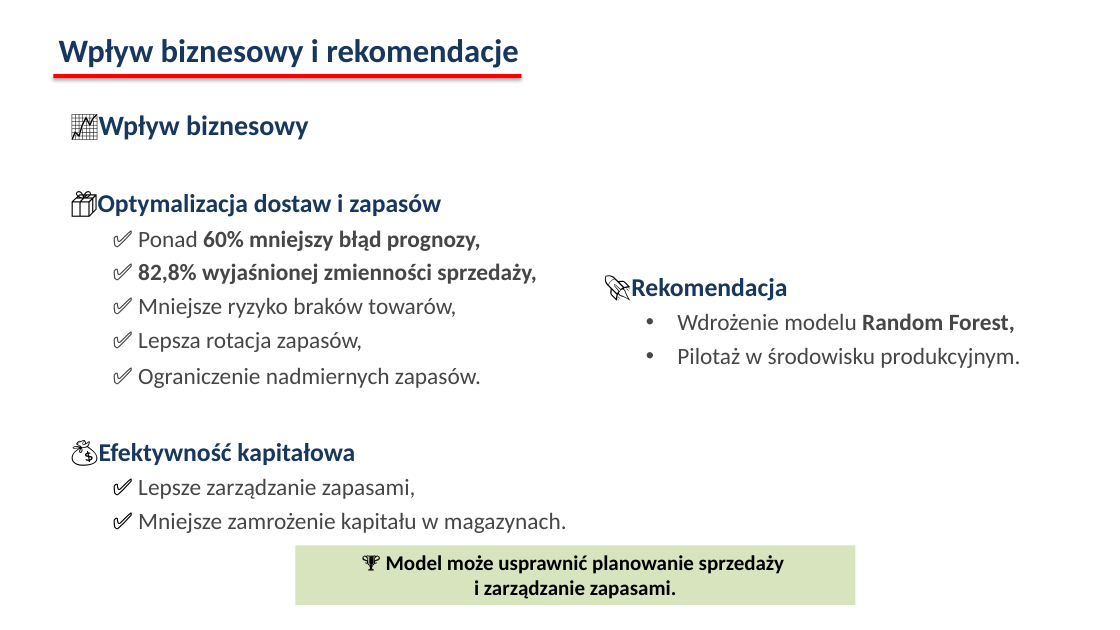
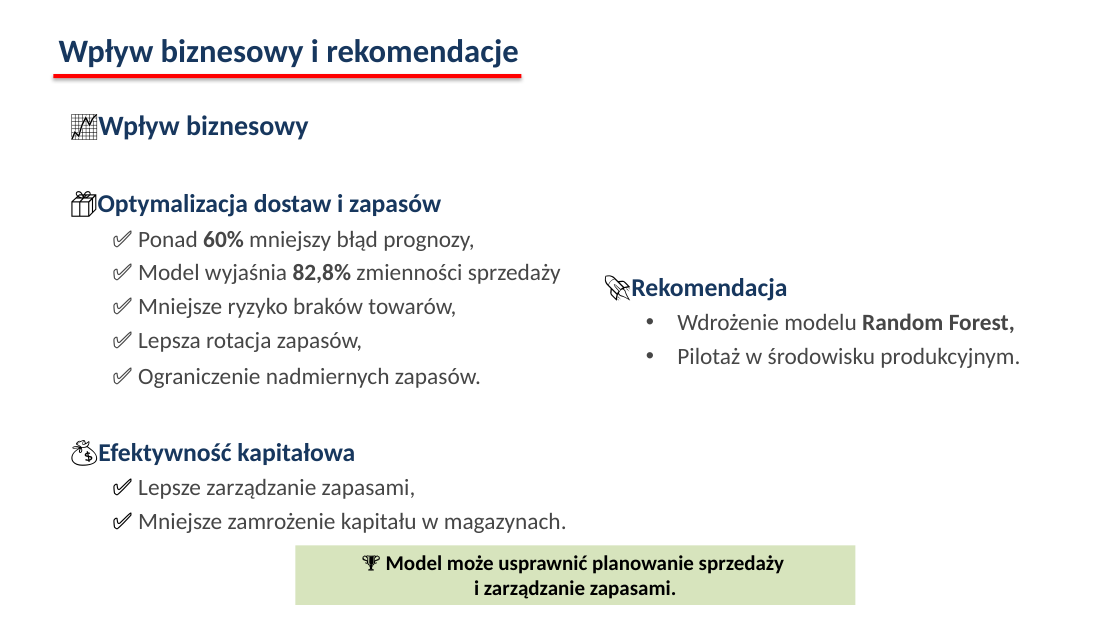
Before and after one commit to infoshareacademy/jdszr24-grupa-1, a slide deck: slide 8 of presentation/Rossmann_presentation.pptx. Drawn at 1120x630 pixels with LibreOffice and Linux fonts; fonts in the diff are those of the drawing. Boxes give left, top, right and bottom in pixels: in the first picture for what was removed or moved away, otherwise in the second. Text is boxed around its words. In the diff, an @@ line names an element or a change of style, - is before the commit and + after.

```diff
--- a/presentation/Rossmann_presentation.pptx
+++ b/presentation/Rossmann_presentation.pptx
@@ text at bbox=[138, 231, 474, 251]: bold off in "mniejszy błąd prognozy," @@
@@ text at bbox=[138, 264, 561, 284]: text changed; bold off @@
-✅ 82,8% wyjaśnionej zmienności sprzedaży,
+✅ Model wyjaśnia 82,8% zmienności sprzedaży
```
Also in this commit, not shown: 5 other slides changed.
